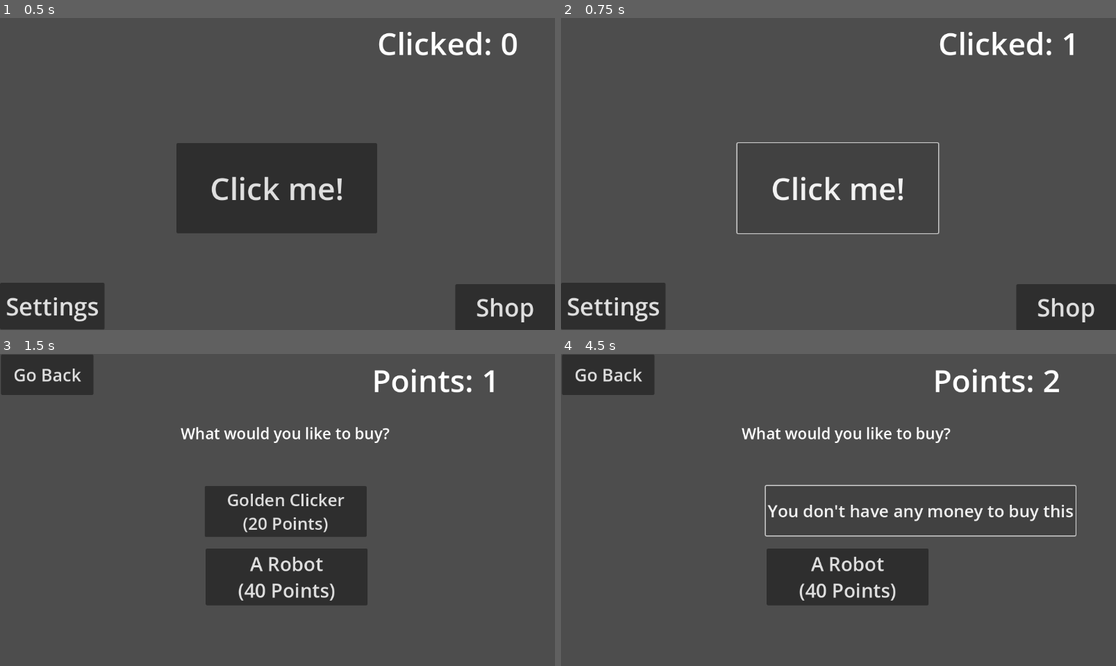
Above: before the commit, frames 1-4 (two rows, left to right).
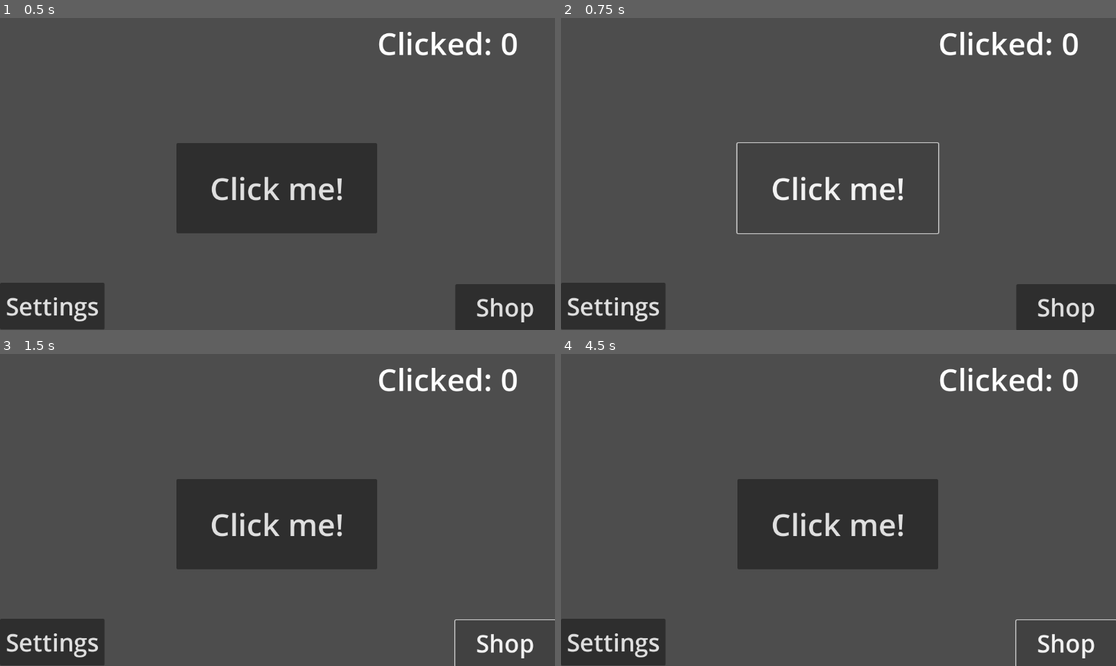
Above: after the commit, the same moments.

Repository: NotTacos2/interface-clicker
Game: Godot game, scene res://control.tscn
The game is run twice, just before and just after one commit, with the same random seed, the same clock (stepped at 60 frames per second) and the same inputs.
Inputs:
- Up to frame 1 (0.5 s): no input
- Up to frame 2 (0.75 s): click "Click me!" at 0.5 s
- Up to frame 3 (1.5 s): click "Shop" at 1.25 s
- Up to frame 4 (4.5 s): click "Go Back" (after the commit: "Click me!") at 2 s; click "Click me!" at 2.75 s; click "Shop" at 3.5 s; click "Golden Clicker (20 Points)" (after the commit: "Shop") at 4.25 s

Frame 1 is identical in both runs. In frame 2, 0.1% of the frame differs, in the area x 90-94%, y 4-13%; in frame 3, 15%; in frame 4, 16%, in the area x 0-100%, y 0-100%.
Error after the commit: Parse Error: Used space character for indentation instead of tab as used before in the file. (res://control.gd:27)

Commit message:
I forgot

Diff:
--- a/control.gd
+++ b/control.gd
@@ -25,16 +25,19 @@
 	if amount >= 100: # theme_override_colors/font_color # theme_override_colors/font_hover_color
 		$Button.add_theme_color_override("font_color", Color(0.91, 0.90, 0.41, 1))
 		$Button.add_theme_color_override("font_hover_color", Color(0.91, 0.90, 0.41, 1))
+        $Button.add_theme_color_override("font_focus_color", Color(0.91, 0.90, 0.41, 1))
 		$Button.add_theme_color_override("font_hover_pressed_color", Color(0.91, 0.90, 0.41, 1))
 		$Button.add_theme_color_override("font_pressed_color", Color(0.91, 0.90, 0.41, 1))
 	if amount >= 200:
 		$Button.add_theme_color_override("font_color", Color(0.948, 0.264, 0.583, 1.0))
 		$Button.add_theme_color_override("font_hover_color", Color(0.948, 0.264, 0.583, 1.0))
+		$Button.add_theme_color_override("font_focus_color", Color(0.948, 0.264, 0.583, 1.0))
 		$Button.add_theme_color_override("font_hover_pressed_color", Color(0.948, 0.264, 0.583, 1.0))
 		$Button.add_theme_color_override("font_pressed_color", Color(0.948, 0.264, 0.583, 1.0))
 	if amount >= 300:
 		$Button.add_theme_color_override("font_color", Color(0.394, 0.19, 0.798, 1.0))
 		$Button.add_theme_color_override("font_hover_color", Color(0.394, 0.19, 0.798, 1.0))
+		$Button.add_theme_color_override("font_focus_color", Color(0.394, 0.19, 0.798, 1.0))
 		$Button.add_theme_color_override("font_hover_pressed_color", Color(0.394, 0.19, 0.798, 1.0))
 		$Button.add_theme_color_override("font_pressed_color", Color(0.394, 0.19, 0.798, 1.0))
 	$Label2.text = "Clicked: " + str(amount);
